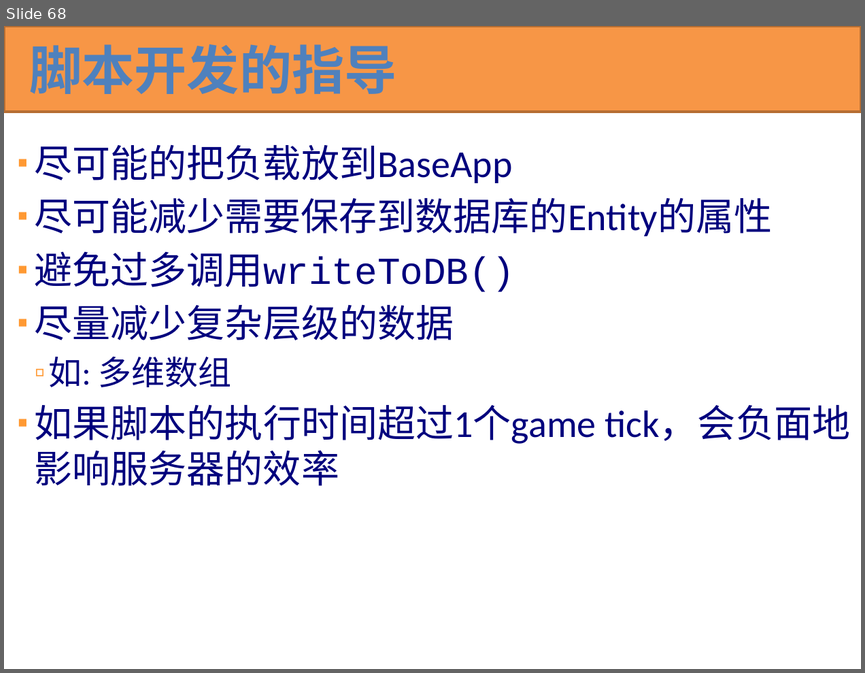
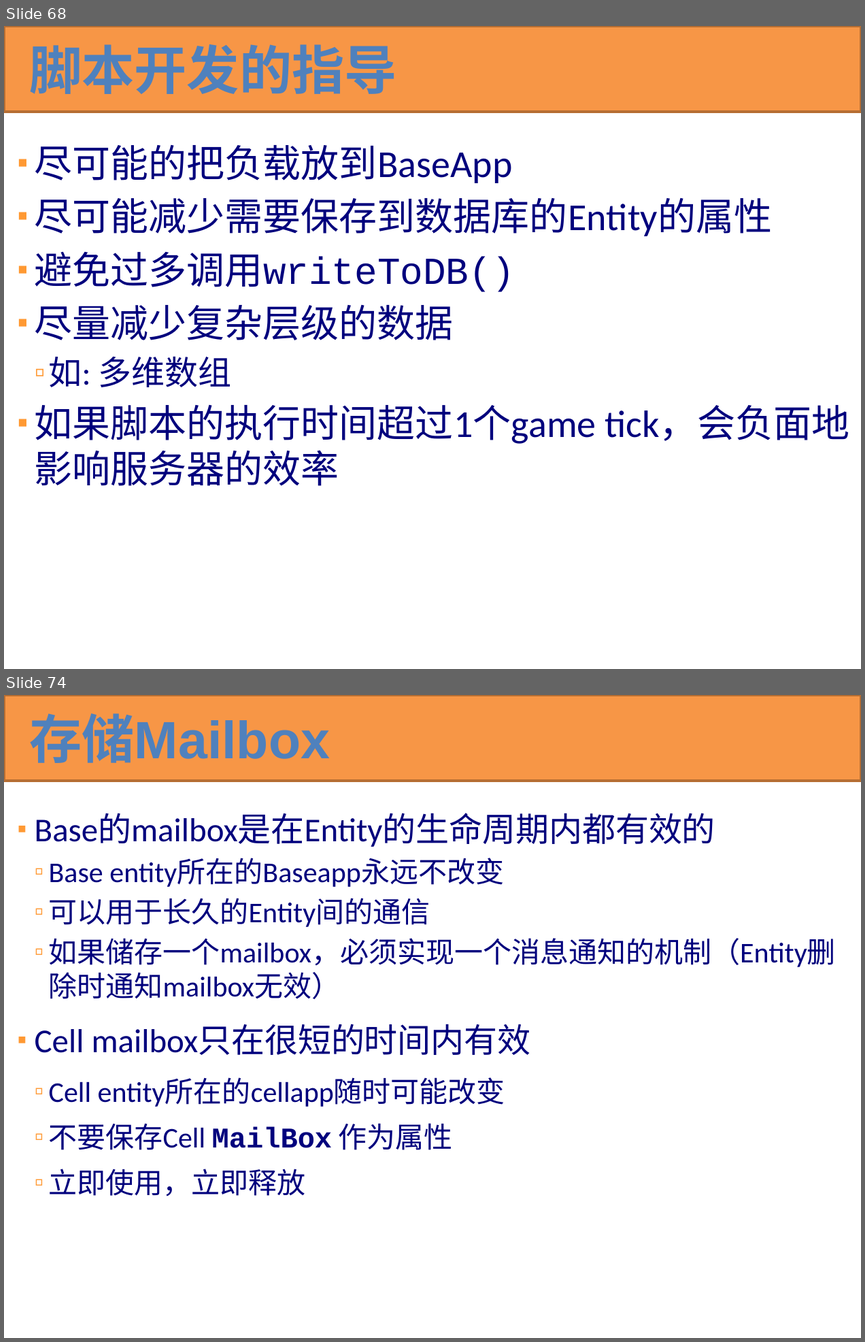
Before and after one commit to kbengine/kbengine_docs, a slide deck: KBEngine技术预览.pptx. Shown one above the other, each under a label of ours: slide 68 before the commit, slides 68 and 74 after it; the slides between them are not shown. The pictures are 865x673 and 865x1342 pixels, drawn with LibreOffice and Linux fonts; fonts in the diff are those of the drawing. Boxes give left, top, right and bottom in pixels: in the first picture for what was removed or moved away, otherwise in the second. Text is boxed around its words. In the diff, an @@ line names an element or a change of style, - is before the commit and + after.

```diff
--- a/KBEngine技术预览.pptx
+++ b/KBEngine技术预览.pptx
@@ slide 74 added at bbox=[4, 695, 861, 1338], background #FFFFFF @@
@@ rectangle added at bbox=[4, 695, 861, 781], fill #F79646, outline #B76F34 2 pt @@
@@ title added at bbox=[29, 713, 330, 763], 44.1 pt, text #4F81BD, bold @@
+存储Mailbox
@@ text added at bbox=[35, 814, 836, 1196], 24 pt, text #00007D @@
+▪ Base的mailbox是在Entity的生命周期内都有效的
+  ▫ Base entity所在的Baseapp永远不改变
+  ▫ 可以用于长久的Entity间的通信
+  ▫ 如果储存一个mailbox，必须实现一个消息通知的机制（Entity删除时通知mailbox无效）
+▪ Cell mailbox只在很短的时间内有效
+  ▫ Cell entity所在的cellapp随时可能改变
+  ▫ 不要保存Cell MailBox 作为属性
+  ▫ 立即使用，立即释放
```
Also in this commit, not shown: 1 slide changed, 13 other slides added.
